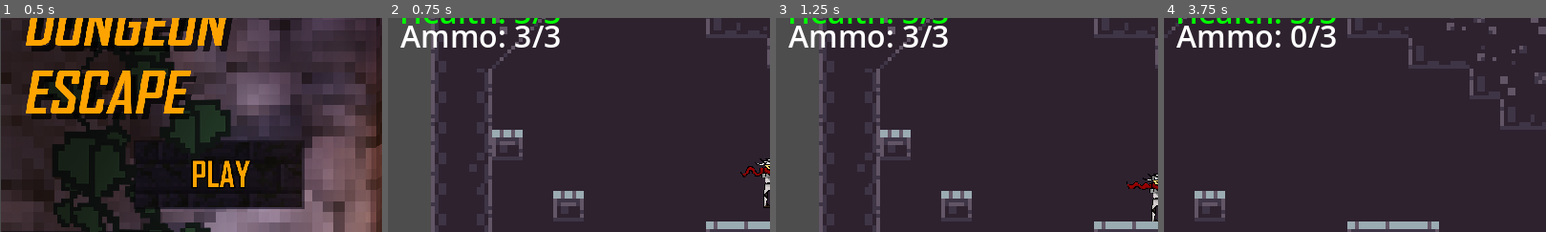
Above: before the commit, frames 1-4 (left to right).
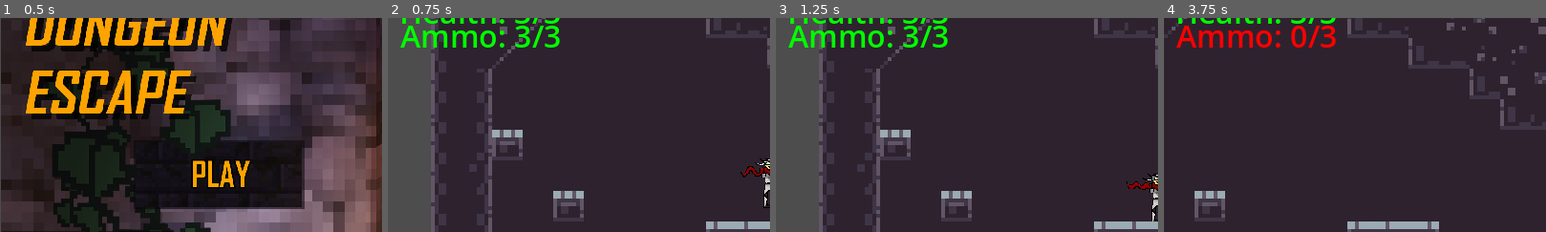
Above: after the commit, the same moments.

Repository: Justas-Kaulakis/ktu-platformer
Game: Godot game, scene res://gui/menu.tscn
The game is run twice, just before and just after one commit, with the same random seed, the same clock (stepped at 60 frames per second) and the same inputs.
Inputs (mouse positions are % of the whole screen's width and height, from its top left):
- Up to frame 1 (0.5 s): no input
- Up to frame 2 (0.75 s): click (28, 44) at 0.5 s
- Up to frame 3 (1.25 s): no input
- Up to frame 4 (3.75 s): tap Enter at 1.25 s; move the mouse to (72, 45) at 1.27 s; hold D (move_right) 1.28-2.78 s; click (72, 45) at 1.35 s; tap W (jump) at 1.52, 2.27 s; move the mouse to (30, 55) at 2.02 s; click (30, 55) at 2.1 s; move the mouse to (60, 28) at 2.77 s; hold A (move_left) 2.78-3.53 s; click (60, 28) at 2.85 s; move the mouse to (45, 70) at 3.52 s; hold D (move_right) from 3.53 s (still down); click (45, 70) at 3.6 s
The pictures show only the part of the screen within x 0-50%, y 7-57%; the shares and areas given below are measured in that part.

Frame 1 is identical in both runs. In frame 2, 1.7% of the frame differs, in the area x 3-45%, y 3-14%; in frame 3, 1.7%; in frame 4, 1.8%.

Commit message:
NL-52 testing something

Diff:
--- a/player/platform_counter.gd
+++ b/player/platform_counter.gd
@@ -2,15 +2,31 @@
 
 #var count = get_owner().get_node("player").SPEED
 @onready var PlatformGun = get_node("/root/Demo level/Player/Sprite2D/PlatformGun")
+var previous_pcount = -1
+var max_pcount
+
+func update_platform_count(current, max):
+
+	if current == previous_pcount:
+		return
+
+	previous_pcount = current
+
+	if current <= max / 3:
+		add_theme_color_override("font_color", Color(1, 0, 0))
+	elif current <= max / 3 * 2:
+		add_theme_color_override("font_color", Color(1, 1, 0))
+	else:
+		add_theme_color_override("font_color", Color(0, 1, 0))
+	set_text("Ammo: " + str(current)+"/"+str(max))
+
 # Called when the node enters the scene tree for the first time.
 func _ready() -> void:
-	pass # Replace with function body.
+	max_pcount = PlatformGun.count
 	add_theme_font_size_override("font_size", 32)
+	set_text("Ammo: " + str(PlatformGun.platform_count)+"/"+str(max_pcount))
 
 # Called every frame. 'delta' is the elapsed time since the previous frame.
 func _process(_delta) -> void:
-	var current = PlatformGun.platform_count
-	var count = PlatformGun.count
-	#var current = get_owner().get_node("player/PlatformGun").platform_count
-	#var count = get_owner().get_node("player/PlatformGun").count
-	set_text("Ammo: " + str(current)+"/"+str(count))
+	var current_pcount = PlatformGun.platform_count
+	update_platform_count(current_pcount, max_pcount)
